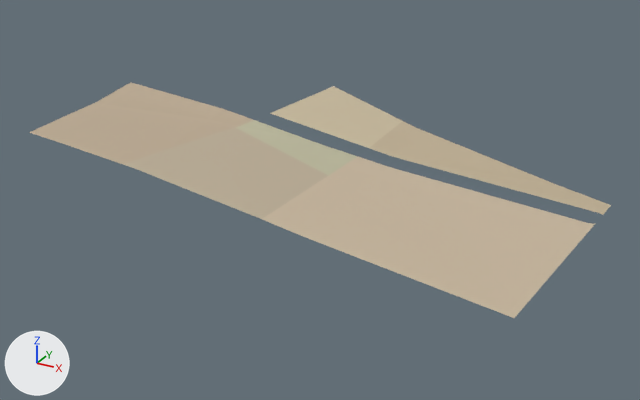
The glTF model assets/malta/countryside/farm_5_22_soil.glb: old version first, new version second.
Before and after are seen from a camera (50 mm lens) standing at (347.0, -563.0, 131.0) and looking at (201.0, -298.0, -1.0). Arrows for +X, +Y and +Z are at lower left; the lights stay in place. The older version comes first. Vertices at exactly the same position are counted once.

The first picture shows 'geometry_0'.
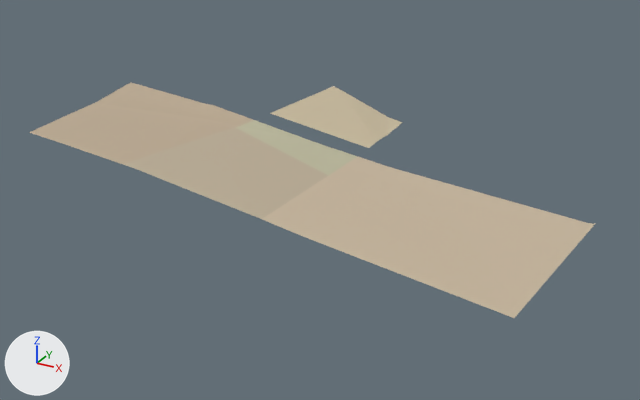
Boxes [x1, y1, x2, y2] around the edits, measured in the pictures (640 x 400 px):
'geometry_0', reshaped
    before: [29, 82, 611, 318]
    after: [29, 82, 596, 318]
part 1 of me_geometry_0, cut back
    before: [341, 90, 611, 215]
    after: [341, 90, 403, 142]

The change in detail:
me_geometry_0 is used by ob_geometry_0; location (0.0, 0.0, 0.0).
me_geometry_0 had 58 vertices, 59 faces and spanned x 73.0..303.0, y -359.0..-236.0, z 7.0..22.0.
me_geometry_0 now has 45 vertices, 45 faces and spans x 73.0..301.0, y -359.0..-236.0, z 7.0..22.0.
Part 1, on me_geometry_0:
17 vertices are removed from x 213.0..303.0, y -295.0..-252.0, z 13.0..18.0.
18 faces are deleted.
3 vertices are added at (206.0, -249.0, 17.0), (212.0, -263.0, 15.0), (213.0, -252.0, 17.0).
3 new faces join them.
Other edits to the shape of me_geometry_0 do not show in these pictures.
